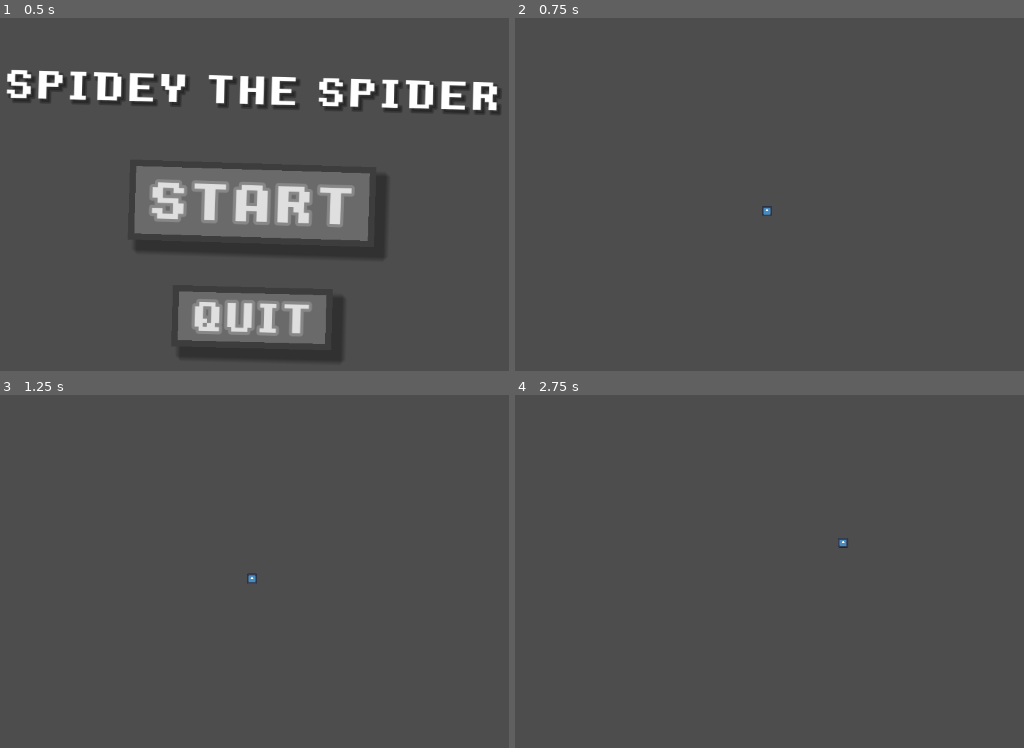
Above: before the commit, frames 1-4 (two rows, left to right).
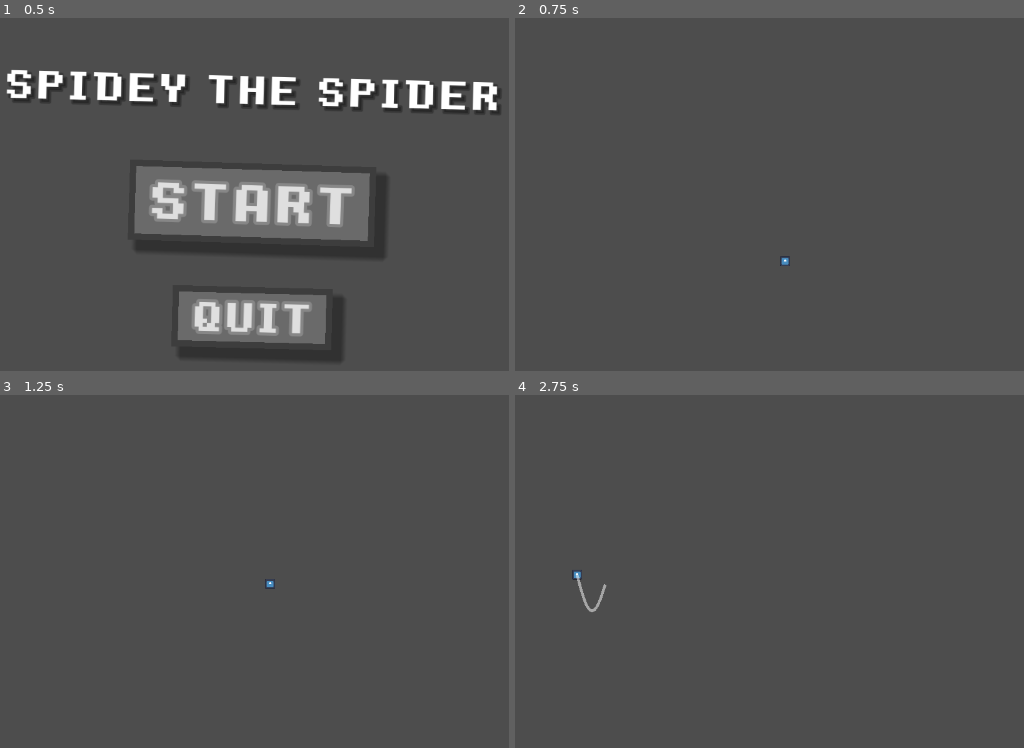
Above: after the commit, the same moments.

Repository: Pluspolar/Game-Jam-Group-3
Game: Godot game, scene res://Scenes/menu.tscn
Same seed, same stepped clock (60 frames per second), same inputs: the game is played once before the commit and once after it. The engine's default icon, where the game draws it, is replaced by a stand-in: a white triangle on a blue panel in a dark square.
Inputs (mouse positions are in pixels of both pictures, inside the frame that each line leads up to):
- Up to frame 1 (0.5 s): no input
- Up to frame 2 (0.75 s): click "START" at 0.5 s
- Up to frame 3 (1.25 s): no input
- Up to frame 4 (2.75 s): tap Enter at 1.25 s; move the mouse to (591, 402) at 1.27 s; press the mouse at (591, 402) at 1.28 s; hold D (right) from 1.28 s (still down); tap Space (jump) at 1.52, 2, 2.27 s; move the mouse to (606, 617) at 2.02 s; release the mouse at (606, 617) at 2.03 s; tap W (climb) at 2.1 s; click (606, 617) at 2.3 s

Frame 1 is identical in both runs. In frame 2, less than 0.1% of the frame differs, in the area x 48-55%, y 53-71%; in frame 3, less than 0.1%; in frame 4, 0.2%, in the area x 11-66%, y 40-62%.

Commit message:
level editor

Diff:
--- /dev/null
+++ b/game-jam/Levels/level_test.tscn
@@ -0,0 +1,67 @@
+[gd_scene format=3 uid="uid://dcj8qiqwygmrp"]
+
+[sub_resource type="RectangleShape2D" id="RectangleShape2D_6ou05"]
+size = Vector2(1291.75, 83.25)
+
+[sub_resource type="RectangleShape2D" id="RectangleShape2D_k0mgt"]
+size = Vector2(87.25, 513.25)
+
+[sub_resource type="RectangleShape2D" id="RectangleShape2D_njr5j"]
+size = Vector2(641.5, 75.5)
+
+[sub_resource type="RectangleShape2D" id="RectangleShape2D_pj8yx"]
+size = Vector2(90.375, 371)
+
+[sub_resource type="RectangleShape2D" id="RectangleShape2D_3vr47"]
+size = Vector2(829.875, 65.625)
+
+[sub_resource type="RectangleShape2D" id="RectangleShape2D_rdhbp"]
+size = Vector2(105.60156, 90.65625)
+
+[sub_resource type="RectangleShape2D" id="RectangleShape2D_4xtnr"]
+size = Vector2(122.203125, 135.3125)
+
+[node name="level_test" type="Node2D" unique_id=673225537]
+
+[node name="solid" type="StaticBody2D" parent="." unique_id=220195861]
+collision_layer = 2
+
+[node name="CollisionShape2D" type="CollisionShape2D" parent="solid" unique_id=586079073]
+position = Vector2(649.125, 691.625)
+shape = SubResource("RectangleShape2D_6ou05")
+
+[node name="CollisionShape2D2" type="CollisionShape2D" parent="solid" unique_id=1609688925]
+position = Vector2(1241, 112)
+shape = SubResource("RectangleShape2D_k0mgt")
+
+[node name="CollisionShape2D3" type="CollisionShape2D" parent="solid" unique_id=869654413]
+position = Vector2(425, 350)
+shape = SubResource("RectangleShape2D_njr5j")
+
+[node name="CollisionPolygon2D2" type="CollisionPolygon2D" parent="solid" unique_id=1650934883]
+position = Vector2(157, 80)
+polygon = PackedVector2Array(369, 568, 652, 512, 654, 568)
+
+[node name="CollisionPolygon2D" type="CollisionPolygon2D" parent="solid" unique_id=1466563339]
+polygon = PackedVector2Array(277, 212, 567, 315, 180, 309, 82, 106)
+
+[node name="CollisionShape2D4" type="CollisionShape2D" parent="solid" unique_id=121805433]
+position = Vector2(1075, -137)
+shape = SubResource("RectangleShape2D_pj8yx")
+
+[node name="CollisionShape2D5" type="CollisionShape2D" parent="solid" unique_id=1702785800]
+position = Vector2(676, 16.8125)
+shape = SubResource("RectangleShape2D_3vr47")
+
+[node name="silky" type="Area2D" parent="." unique_id=1443317371]
+collision_layer = 4
+
+[node name="CollisionShape2D" type="CollisionShape2D" parent="silky" unique_id=1704717252]
+position = Vector2(1018, 478)
+shape = SubResource("RectangleShape2D_rdhbp")
+debug_color = Color(0.55757344, 0.5340342, 0.48370427, 0.41960785)
+
+[node name="CollisionShape2D3" type="CollisionShape2D" parent="silky" unique_id=242851538]
+position = Vector2(849, 158)
+shape = SubResource("RectangleShape2D_4xtnr")
+debug_color = Color(0.55757344, 0.5340342, 0.48370427, 0.41960785)
--- a/game-jam/Scenes/main.gd
+++ b/game-jam/Scenes/main.gd
@@ -4,6 +4,7 @@
 @onready var player := $Player
 @onready var cam := $Cam
 @onready var raycast_wall := $Player/RayCast_wall
+@onready var raycast_point := $Player/cast_point/point
 @onready var raycast_silky := $Player/RayCast_silky
 @export var string_amount : float = 40 #Use Even Number
 @export var stretchiness : float = 400
@@ -88,6 +89,8 @@
 		raycast_wall.target_position = raycast_wall.global_position.direction_to(global_mouse_pos) * player_range
 
 	raycast_silky.target_position = raycast_wall.target_position
+	raycast_point.position = raycast_wall.target_position
+
 
 	#print(raycast.get_collision_point())
 
@@ -97,6 +100,9 @@
 			if str(raycast_wall.get_collider()).containsn("solid"):
 				Global.string_target = raycast_wall.get_collision_point()
 				Global.is_swinging = true
-			elif raycast_silky.global_position + raycast_silky.target_position == global_mouse_pos and str(raycast_silky.get_collider()).containsn("silky") and $Silky_wall.mouse_entered:
+			#elif raycast_silky.global_position + raycast_silky.target_position == global_mouse_pos and str(raycast_silky.get_collider()).containsn("silky") and $Silky_wall.mouse_entered:
+			#	Global.string_target = raycast_silky.target_position + raycast_silky.global_position
+			#	Global.is_swinging = true
+			elif player.cast_entered:
 				Global.string_target = raycast_silky.target_position + raycast_silky.global_position
 				Global.is_swinging = true
--- a/game-jam/Scenes/main.tscn
+++ b/game-jam/Scenes/main.tscn
@@ -2,39 +2,37 @@
 
 [ext_resource type="Script" uid="uid://c4ox0svdgy856" path="res://Scenes/main.gd" id="1_bo1nx"]
 [ext_resource type="PackedScene" uid="uid://cp63kc2ym1jcn" path="res://Scenes/player.tscn" id="1_jjgbg"]
-[ext_resource type="PackedScene" uid="uid://c3kjx72nr0ib0" path="res://Scenes/walls.tscn" id="3_8gbba"]
-[ext_resource type="PackedScene" uid="uid://5lm2bec2knbt" path="res://Scenes/silky_wall.tscn" id="4_jjvhh"]
+[ext_resource type="PackedScene" uid="uid://dcj8qiqwygmrp" path="res://Levels/level_test.tscn" id="4_jjvhh"]
 [ext_resource type="Script" uid="uid://dbh2j2tkidrss" path="res://Scenes/wall.gd" id="5_kry3j"]
 
 [sub_resource type="RectangleShape2D" id="RectangleShape2D_8gbba"]
-size = Vector2(126, 1922)
+size = Vector2(331, 1922)
 
 [node name="main" type="Node2D" unique_id=1425132053]
 script = ExtResource("1_bo1nx")
 stretchiness = 350.0
 string_power = 1.75
 
-[node name="walls" parent="." unique_id=1711967700 instance=ExtResource("3_8gbba")]
-metadata/_edit_lock_ = true
-
 [node name="Cam" type="Camera2D" parent="." unique_id=1260990897]
 position = Vector2(640, 360)
 
-[node name="Silky_wall" parent="." unique_id=1590487600 instance=ExtResource("4_jjvhh")]
-
 [node name="solid_wall" type="CharacterBody2D" parent="." unique_id=874098348]
-collision_layer = 2
+visible = false
+collision_layer = 0
 script = ExtResource("5_kry3j")
 
 [node name="CollisionShape2D" type="CollisionShape2D" parent="solid_wall" unique_id=344616767]
-position = Vector2(66, 357)
+position = Vector2(-124.5, 357)
 shape = SubResource("RectangleShape2D_8gbba")
 debug_color = Color(0.9775489, 0, 0.4069383, 0.41960785)
 
 [node name="CollisionShape2D2" type="CollisionShape2D" parent="solid_wall" unique_id=1038984307]
-position = Vector2(1220, 345)
+position = Vector2(1413, 345)
 shape = SubResource("RectangleShape2D_8gbba")
 debug_color = Color(0.9775489, 0, 0.4069383, 0.41960785)
 
 [node name="Player" parent="." unique_id=38737271 instance=ExtResource("1_jjgbg")]
-position = Vector2(640, 361)
+position = Vector2(669, 580)
+
+[node name="level_test" parent="." unique_id=673225537 instance=ExtResource("4_jjvhh")]
+metadata/_edit_lock_ = true
--- a/game-jam/Scenes/player.gd
+++ b/game-jam/Scenes/player.gd
@@ -3,11 +3,12 @@
 
 @export var speed: float = 200
 
+var cast_entered : bool = false
 var already_on_wall : bool = false
 var is_sticking: bool = false
 
-func _ready() -> void:
-	position = Vector2(640, 360)
+#func _ready() -> void:
+#	position = Vector2(640, 360)
 
 func _physics_process(delta: float) -> void:
 	#var mouse_pos : Vector2 = get_viewport().get_mouse_position()
@@ -104,5 +105,23 @@
 	if abs(velocity.x) > get_parent().speed_limit : velocity.x = get_parent().speed_limit * abs(velocity.x)/velocity.x
 	if abs(velocity.y) > get_parent().speed_limit : velocity.y = get_parent().speed_limit * abs(velocity.y)/velocity.y
 
-	if position.x < 0 or position.x > get_viewport().size.x: position.x = get_viewport().size.x/2
+	if position.x < 0:
+		position.x = 0
+		velocity.x = old_vel.x*-0.5
+
+	if position.x > get_viewport().size.x:
+		position.x = get_viewport().size.x
+		velocity.x = old_vel.x*-0.5
+
+	#if position.x < 0:
+	#	position.x = get_viewport().size.x
+	#elif position.x > get_viewport().size.x:
+	#wwwwwwwwww	position.x = 0
 	#print(velocity.x)
+
+
+func _on_cast_point_area_entered(area: Area2D) -> void:
+	cast_entered = true
+
+func _on_cast_point_area_exited(area: Area2D) -> void:
+	cast_entered = false
--- a/game-jam/Scenes/player.tscn
+++ b/game-jam/Scenes/player.tscn
@@ -20,6 +20,9 @@
 
 [sub_resource type="RectangleShape2D" id="RectangleShape2D_cvnsp"]
 size = Vector2(16, 16)
+
+[sub_resource type="CircleShape2D" id="CircleShape2D_cvnsp"]
+radius = 1.4142135
 
 [node name="Player" type="CharacterBody2D" unique_id=38737271]
 collision_mask = 3
@@ -103,3 +106,14 @@
 hit_from_inside = true
 collide_with_areas = true
 collide_with_bodies = false
+
+[node name="cast_point" type="Area2D" parent="." unique_id=361814074]
+collision_layer = 0
+collision_mask = 4
+
+[node name="point" type="CollisionShape2D" parent="cast_point" unique_id=945846381]
+shape = SubResource("CircleShape2D_cvnsp")
+debug_color = Color(0.86307764, 0.35944661, 0, 0.41960785)
+
+[connection signal="area_entered" from="cast_point" to="." method="_on_cast_point_area_entered"]
+[connection signal="area_exited" from="cast_point" to="." method="_on_cast_point_area_exited"]
